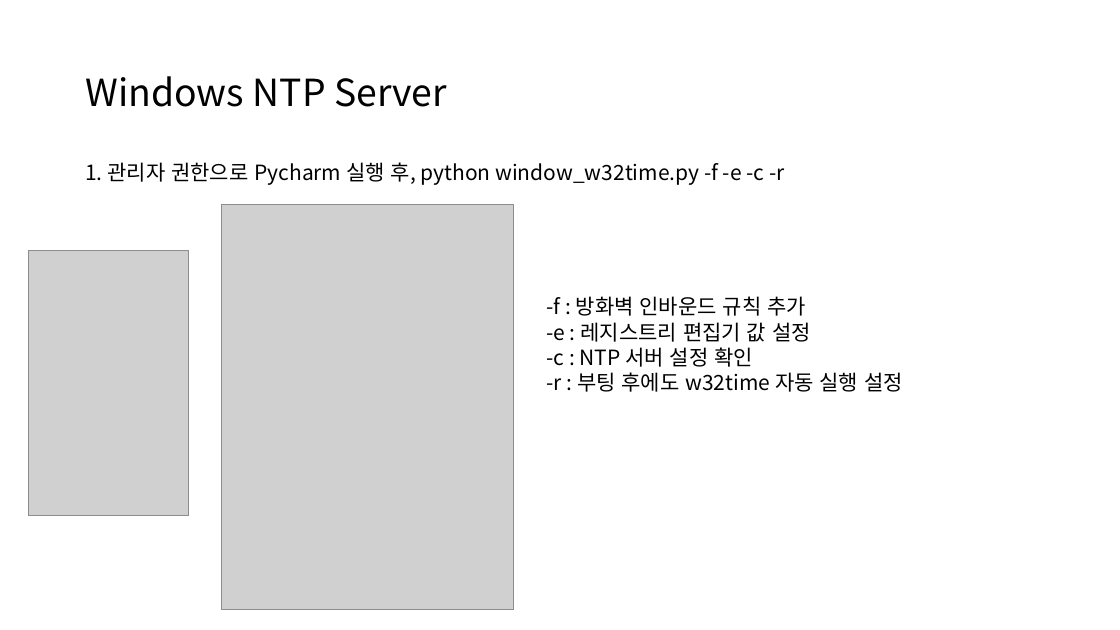
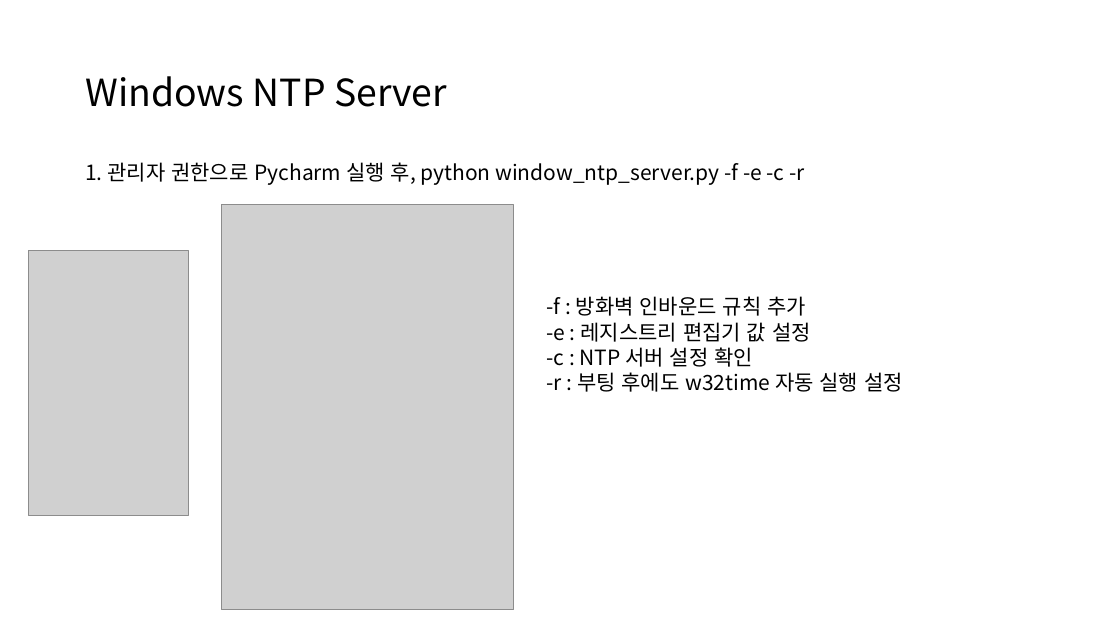
Before and after one commit to UnstructuredWork/udp_server, a slide deck: slide 5 of doc/time_synchronization.pptx. Drawn at 1120x630 pixels with LibreOffice and Linux fonts; fonts in the diff are those of the drawing; grey boxes stand for pictures. Boxes give left, top, right and bottom in pixels: in the first picture for what was removed or moved away, otherwise in the second. Text is boxed around its words. In the diff, an @@ line names an element or a change of style, - is before the commit and + after.

Commit message:
update

```diff
--- a/doc/time_synchronization.pptx
+++ b/doc/time_synchronization.pptx
@@ text at (85,162,804,185): text changed @@
-1. 관리자 권한으로 Pycharm 실행 후, python window_w32time.py -f -e -c -r
+1. 관리자 권한으로 Pycharm 실행 후, python window_ntp_server.py -f -e -c -r
```
